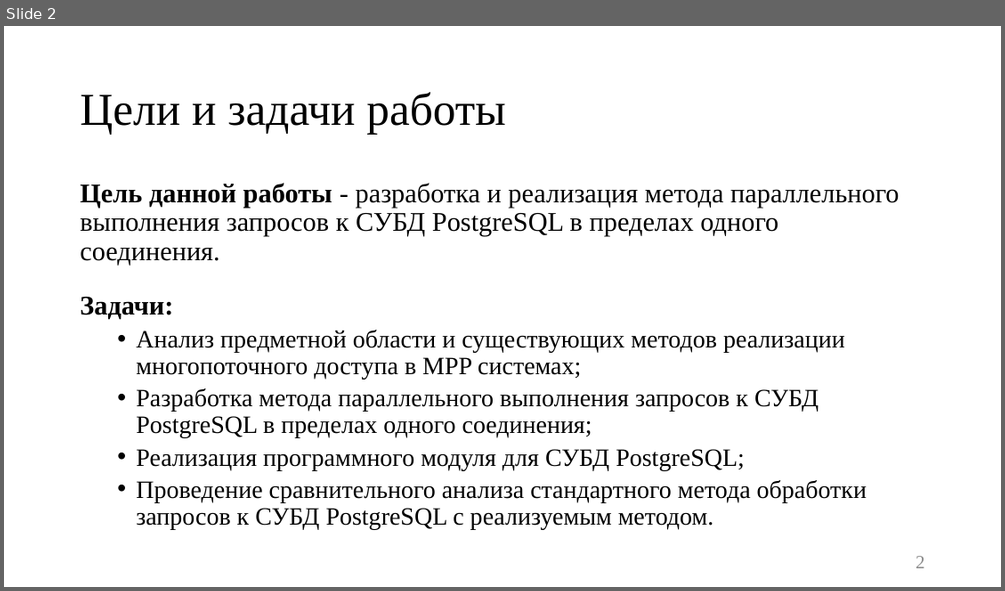
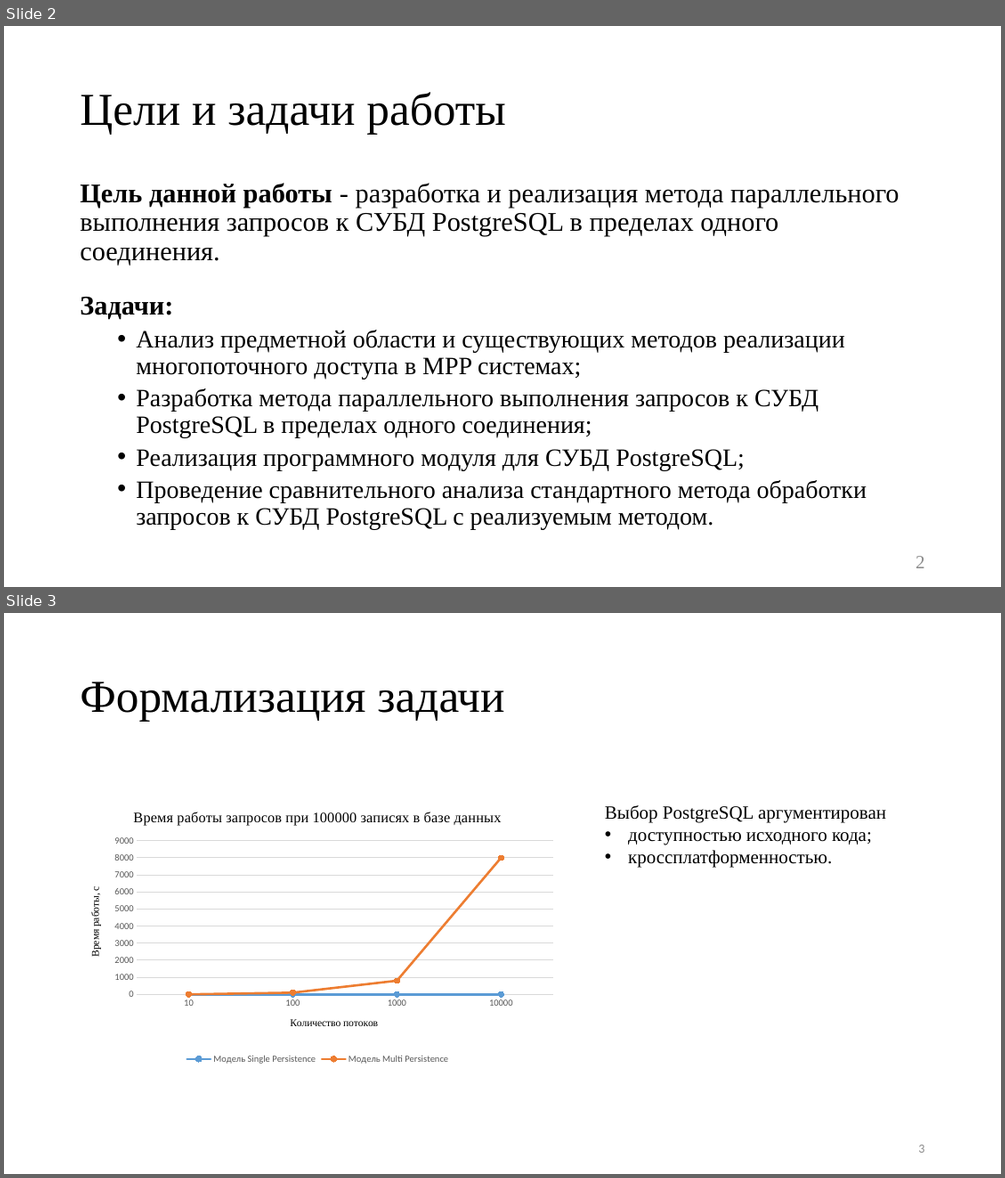
Before and after one commit to platosha-git/Diplom-theory, a slide deck: Презентация.pptx. Shown one above the other, each under a label of ours: slide 2 before the commit, slides 2 and 3 after it. The pictures are 1005x591 and 1005x1178 pixels, drawn with LibreOffice and Linux fonts; fonts in the diff are those of the drawing. Boxes give left, top, right and bottom in pixels: in the first picture for what was removed or moved away, otherwise in the second. Text is boxed around its words. In the diff, an @@ line names an element or a change of style, - is before the commit and + after.

```diff
--- a/Презентация.pptx
+++ b/Презентация.pptx
@@ slide 3 added at (x1=4, y1=613, x2=1001, y2=1174), background #FFFFFF @@
@@ title added at (x1=80, y1=682, x2=504, y2=721), 44 pt, text #000000 @@
+Формализация задачи
@@ line chart added at (x1=73, y1=797, x2=563, y2=1068) @@
+title "Время работы запросов при 100000 записях в базе данных "
+categories: 10, 100, 1000, 10000
+Модель Single Persistence: 0, 0, 0, 0
+Модель Multi Persistence: 0, 100, 800, 8000
@@ text added at (x1=605, y1=805, x2=886, y2=868), 18 pt, text #000000 @@
+Выбор PostgreSQL аргументирован
+• доступностью исходного кода;
+• кроссплатформенностью.
@@ page number added at (x1=918, y1=1144, x2=924, y2=1152), 12 pt, text #8C8C8C @@
+3
```
Also in this commit, not shown: 2 slides changed, 1 other slide added, 1 slide removed, 7 other files.
